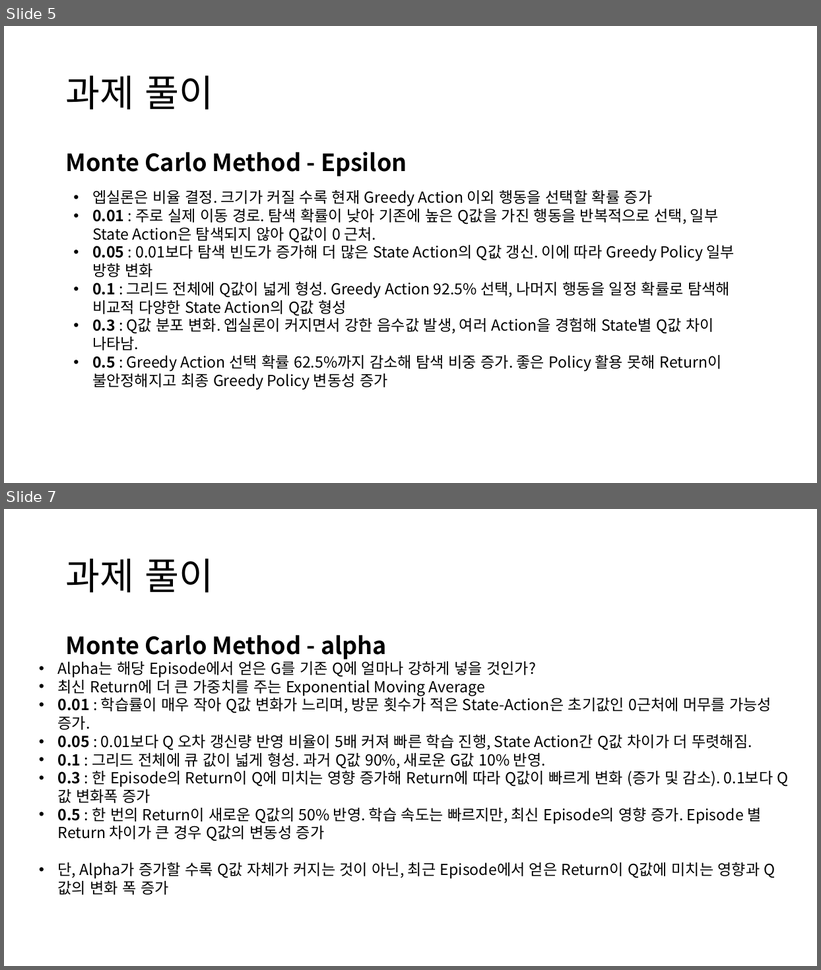
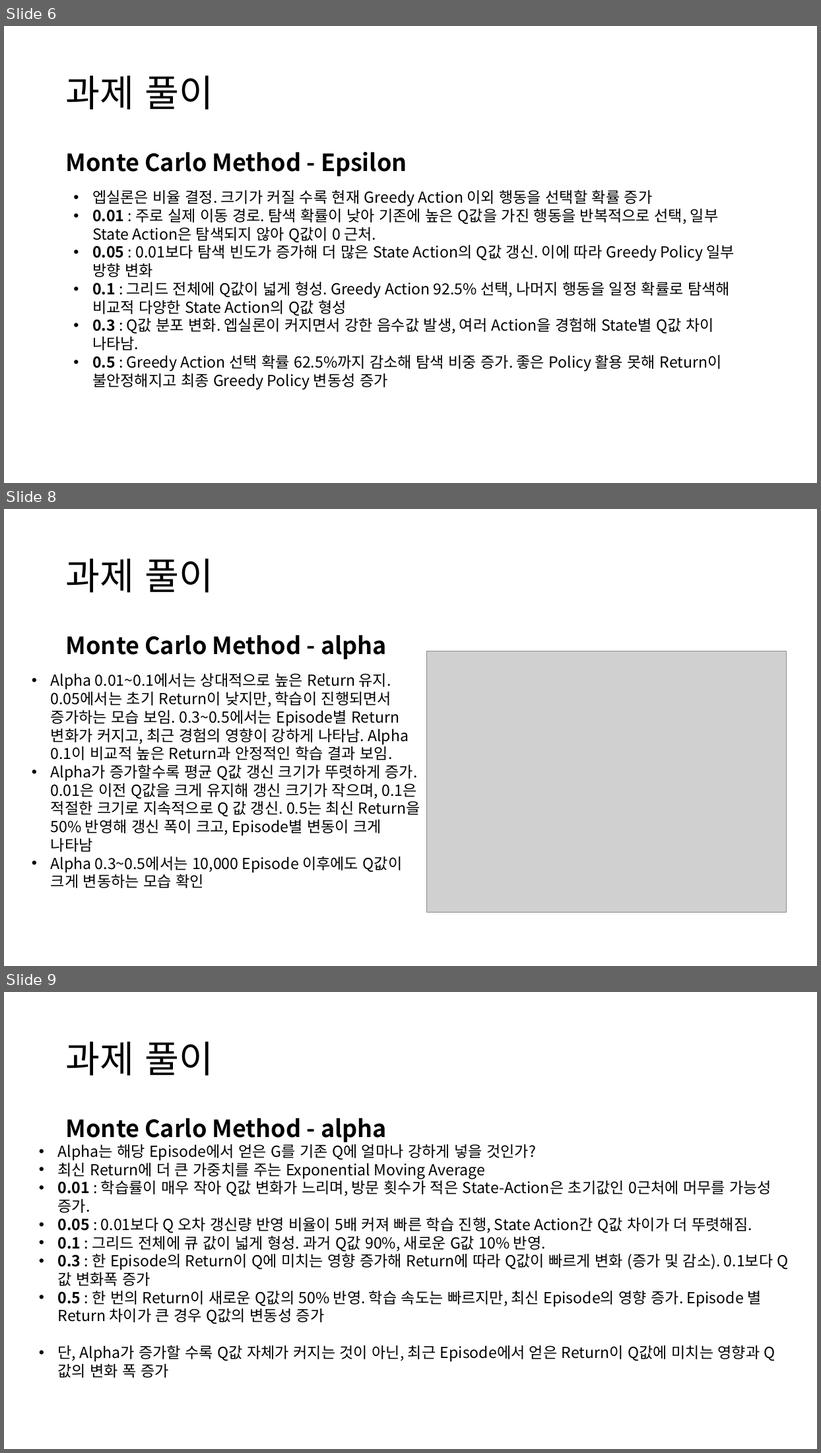
Before and after one commit to KweonTJ/Reinforcement_Learning, a slide deck: 6. Monte Carlo Method/5주차 Homework.pptx. Shown one above the other, each under a label of ours: slides 5 and 7 before the commit, slides 6, 8 and 9 after it; the slides between them are not shown. The pictures are 821x970 and 821x1453 pixels, drawn with LibreOffice and Linux fonts; fonts in the diff are those of the drawing; grey boxes stand for pictures; background and template pictures are left out. Boxes give left, top, right and bottom in pixels: in the first picture for what was removed or moved away, otherwise in the second. Text is boxed around its words. In the diff, an @@ line names an element or a change of style, - is before the commit and + after.

```diff
--- a/6. Monte Carlo Method/5주차 Homework.pptx
+++ b/6. Monte Carlo Method/5주차 Homework.pptx
@@ slide 8 added at [4, 509, 817, 966], background #FFFFFF @@
@@ title added at [66, 559, 214, 593], 44 pt, text #000000 @@
+과제 풀이
@@ text added at [66, 635, 387, 659], 28 pt, text #000000, bold @@
+Monte Carlo Method - alpha
@@ picture added at [426, 651, 787, 912] @@
@@ text added at [51, 673, 420, 889], 18 pt, text #000000 @@
+• Alpha 0.01~0.1에서는 상대적으로 높은 Return 유지. 0.05에서는 초기 Return이 낮지만, 학습이 진행되면서 증가하는 모습 보임. 0.3~0.5에서는 Episode별 Return 변화가 커지고, 최근 경험의 영향이 강하게 나타남. Alpha 0.1이 비교적 높은 Return과 안정적인 학습 결과 보임.
+• Alpha가 증가할수록 평균 Q값 갱신 크기가 뚜렷하게 증가. 0.01은 이전 Q값을 크게 유지해 갱신 크기가 작으며, 0.1은 적절한 크기로 지속적으로 Q 값 갱신. 0.5는 최신 Return을 50% 반영해 갱신 폭이 크고, Episode별 변동이 크게 나타남
+• Alpha 0.3~0.5에서는 10,000 Episode 이후에도 Q값이 크게 변동하는 모습 확인
@@ what was slide 5 is now slide 6 @@
@@ what was slide 7 is now slide 9 @@
```
Also in this commit, not shown: 1 other slide added, 39 other files.
